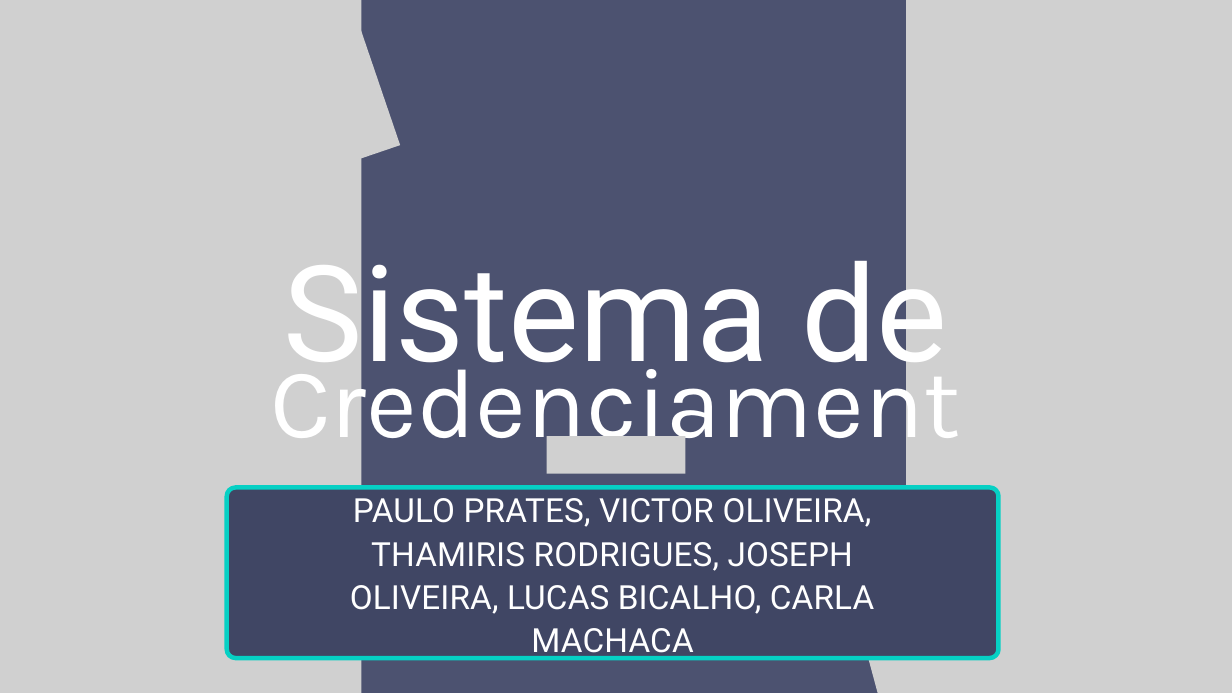
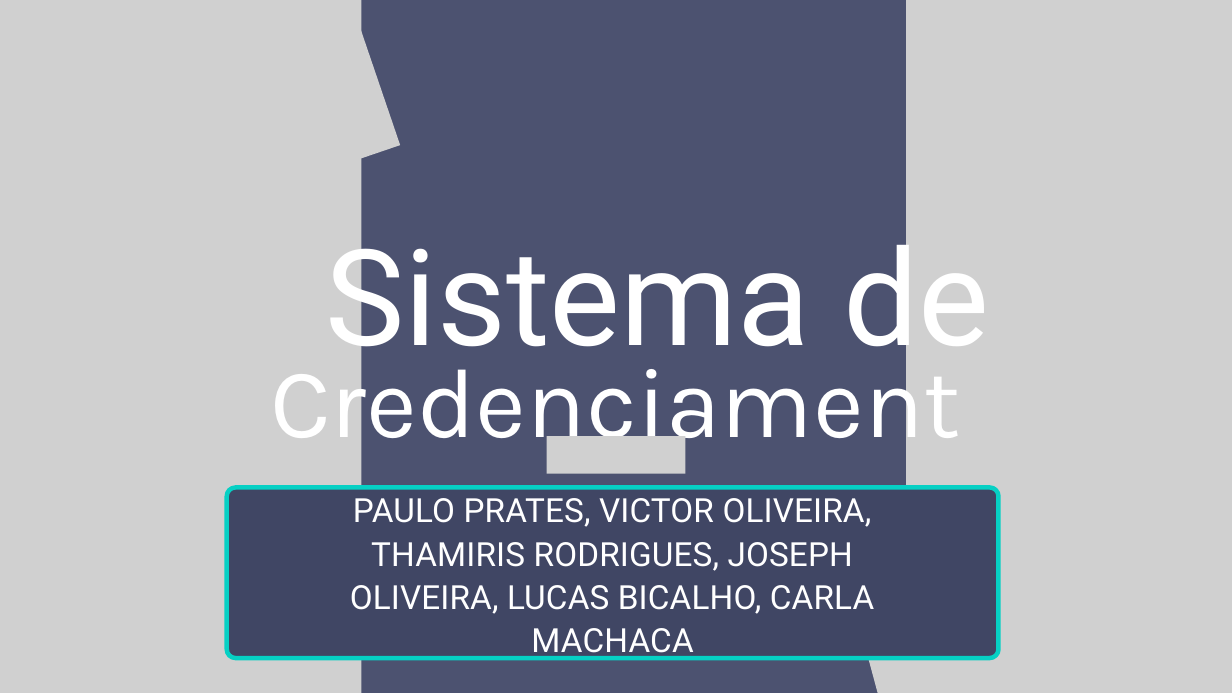
Before and after one commit to PauloPrates-20/tcc-ds-2a-gb-n-2024, a slide deck: slide 1 of documentos/pitch-tcc-ds-2a-gb.pptx. Drawn at 1232x693 pixels with LibreOffice and Linux fonts; fonts in the diff are those of the drawing; grey boxes stand for pictures. Boxes give left, top, right and bottom in pixels: in the first picture for what was removed or moved away, otherwise in the second. Text is boxed around its words. In the diff, an @@ line names an element or a change of style, - is before the commit and + after.

```diff
--- a/documentos/pitch-tcc-ds-2a-gb.pptx
+++ b/documentos/pitch-tcc-ds-2a-gb.pptx
@@ text "Sistema de": place and size @@
-text "Sistema de" at (284, 238, 948, 392)
+text "Sistema de" at (325, 222, 989, 376)
```
Also in this commit, not shown: 2 other slides changed, 5 slides added, 2 slides removed.
